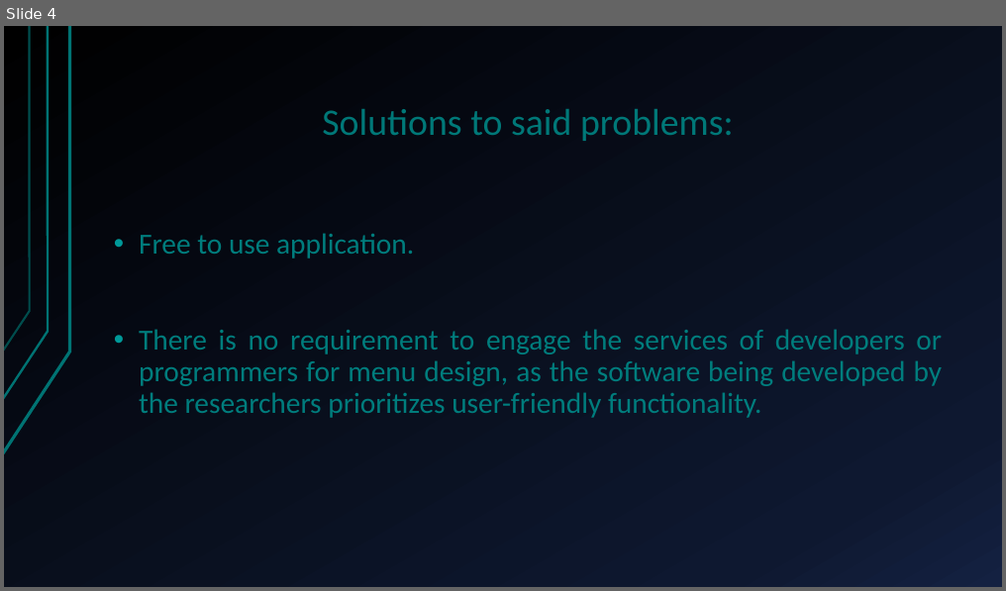
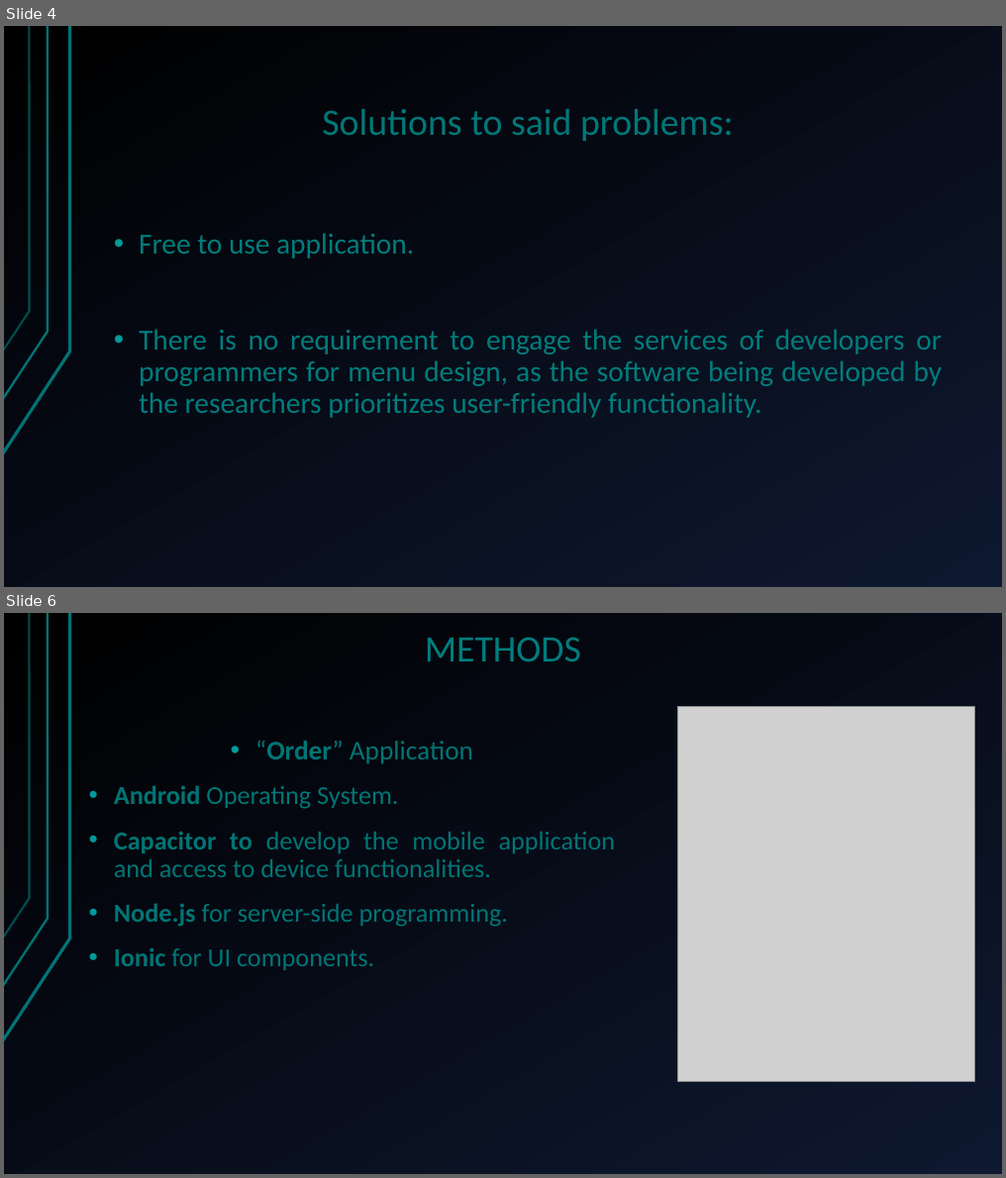
Before and after one commit to alexxGmZ/MenuMaApp, a slide deck: DOCS/FreEzMenu2.pptx. Shown one above the other, each under a label of ours: slide 4 before the commit, slides 4 and 6 after it; the slides between them are not shown. The pictures are 1006x591 and 1006x1178 pixels, drawn with LibreOffice and Linux fonts; fonts in the diff are those of the drawing; grey boxes stand for pictures. Boxes give left, top, right and bottom in pixels: in the first picture for what was removed or moved away, otherwise in the second. Text is boxed around its words. In the diff, an @@ line names an element or a change of style, - is before the commit and + after.

```diff
--- a/DOCS/FreEzMenu2.pptx
+++ b/DOCS/FreEzMenu2.pptx
@@ slide 6 added at (4, 613, 1002, 1174), background gradient #000000 to #0E1830; not listed: 3 template elements that a slide beside it also shows @@
@@ title added at (425, 637, 581, 662), 36 pt, text #007D7D @@
+METHODS
@@ picture added at (678, 707, 975, 1081) @@
@@ text added at (114, 740, 616, 970), 25 pt, text #007575 @@
+• “Order” Application
+• Android Operating System.
+• Capacitor to develop the mobile application and access to device functionalities.
+• Node.js for server-side programming.
+• Ionic for UI components.
@@ slide 4 changed as well @@
@@ background gradient #000000 to #0F1931 to #142242 to gradient #000000 to #0E1830 @@
```
Also in this commit, not shown: 3 other slides changed, 2 other slides added, 1 slide removed, 1 other file.
